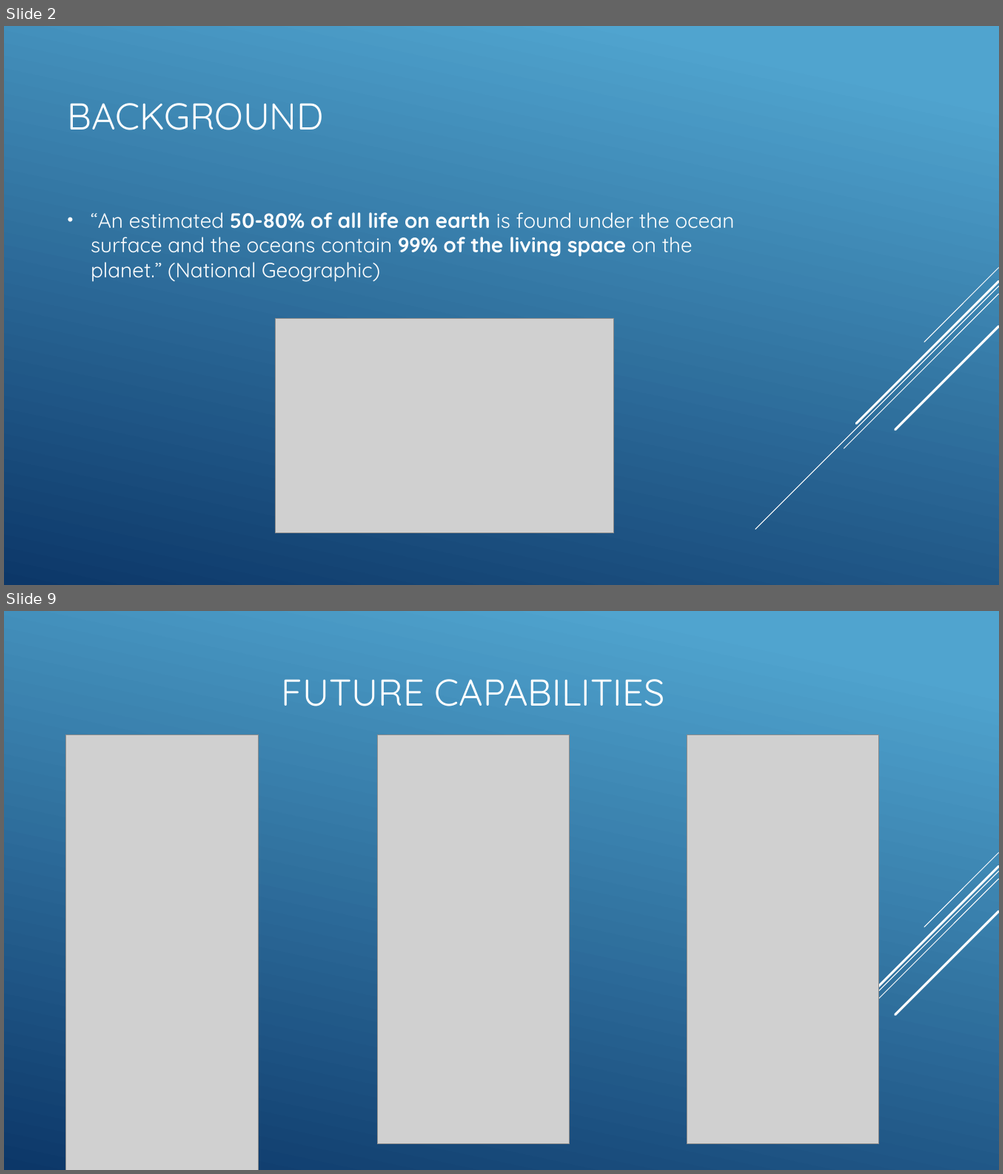
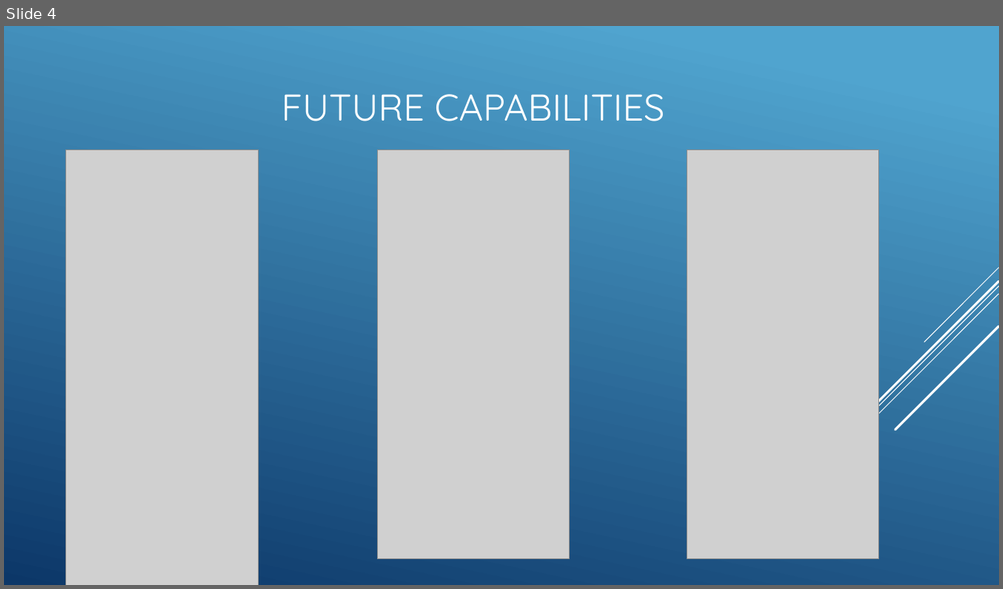
Before and after one commit to Tampa2017/team-8, a slide deck: JP Morgan Code for Good 2017 Presentation.pptx. Shown one above the other, each under a label of ours: slides 2 and 9 before the commit, slide 4 after it; the slides between them are not shown. The pictures are 1003x1174 and 1003x589 pixels, drawn with LibreOffice and Linux fonts; fonts in the diff are those of the drawing; grey boxes stand for pictures. Boxes give left, top, right and bottom in pixels: in the first picture for what was removed or moved away, otherwise in the second. Text is boxed around its words. In the diff, an @@ line names an element or a change of style, - is before the commit and + after.

```diff
--- a/JP Morgan Code for Good 2017 Presentation.pptx
+++ b/JP Morgan Code for Good 2017 Presentation.pptx
@@ slide 2 removed at [4,26,999,585], background gradient #51A5CF to #0D3868; not listed: 5 template elements that a slide beside it also shows @@
@@ title removed at [68,103,324,130] @@
-BACKGROUND
@@ text removed at [91,212,734,282] @@
-• “An estimated 50-80% of all life on earth is found under the ocean surface and the oceans contain 99% of the living space on the planet.” (National Geographic)
@@ picture removed at [275,318,614,534] @@
@@ what was slide 9 is now slide 4 @@
```
Also in this commit, not shown: 3 slides changed, 5 other slides removed, 12 other files.
